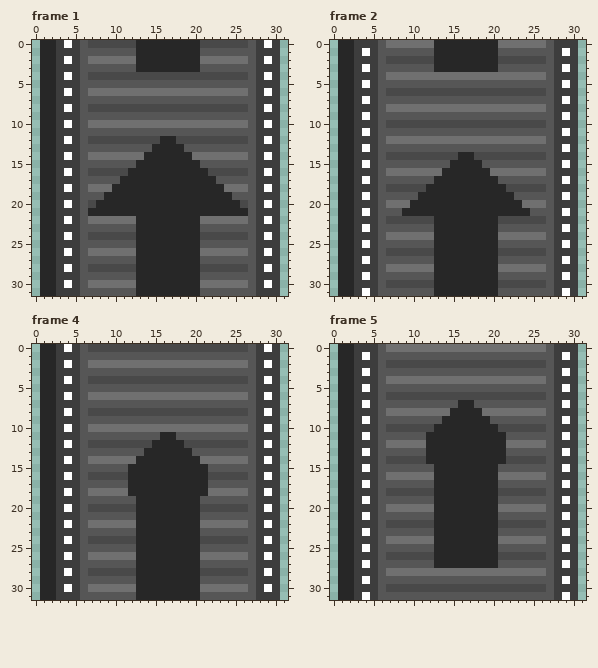
Pixel-art file, stored at Assets/Sprites/Conveyors/up conv.aseprite. The picture above was drawn from the file before the commit.
32x32 pixels, 10 frames. Shown: frame 1, frame 2, frame 4, frame 5. The commit also changed other frames, which this record leaves out.
After the commit:
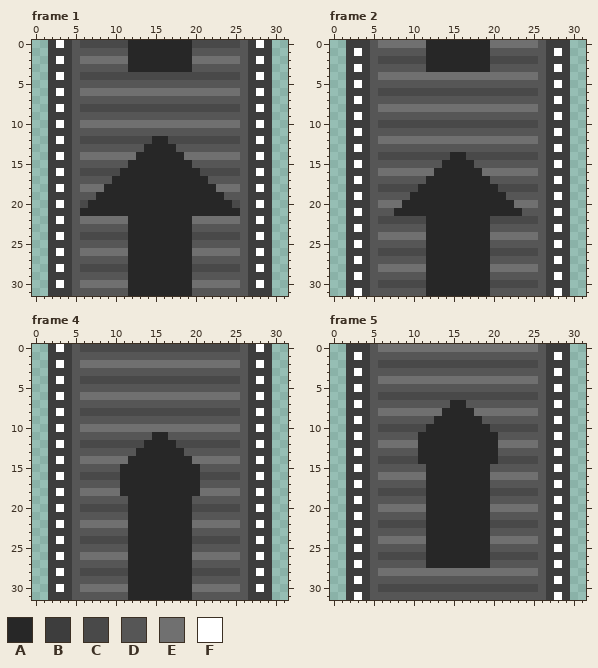
Palette (. is transparent): A #272727  B #3d3d3d  C #494949  D #565656  E #707070  F #ffffff
Changes in this commit:
Frame 1, layers "Layer 7", "Layer 6":
y 0: x 1..6 AABFBD -> .BFBDC; x 12 C -> A; x 20 A -> C; x 26..30 CDBFB -> DBFB.
y 1: x 1..2 AA -> .B; x 5 B -> D; x 12 D -> A; x 20 A -> D; x 27 D -> B; x 30 B -> .
y 2: x 1..6 AABFBD -> .BFBDE; x 12 E -> A; x 20 A -> E; x 26..30 EDBFB -> DBFB.
y 3: x 1..2 AA -> .B; x 5 B -> D; x 12 D -> A; x 20 A -> D; x 27 D -> B; x 30 B -> .
y 4: x 1..6 AABFBD -> .BFBDC; x 26..30 CDBFB -> DBFB.
y 5: x 1..2 AA -> .B; x 5 B -> D; x 27 D -> B; x 30 B -> .
y 6: x 1..6 AABFBD -> .BFBDE; x 26..30 EDBFB -> DBFB.
y 7: x 1..2 AA -> .B; x 5 B -> D; x 27 D -> B; x 30 B -> .
y 8: x 1..6 AABFBD -> .BFBDC; x 26..30 CDBFB -> DBFB.
y 9: x 1..2 AA -> .B; x 5 B -> D; x 27 D -> B; x 30 B -> .
y 10: x 1..6 AABFBD -> .BFBDE; x 26..30 EDBFB -> DBFB.
y 11: x 1..2 AA -> .B; x 5 B -> D; x 27 D -> B; x 30 B -> .
y 12: x 1..6 AABFBD -> .BFBDC; x 15 C -> A; x 17 A -> C; x 26..30 CDBFB -> DBFB.
y 13: x 1..2 AA -> .B; x 5 B -> D; x 14 D -> A; x 18 A -> D; x 27 D -> B; x 30 B -> .
y 14: x 1..6 AABFBD -> .BFBDE; x 13 E -> A; x 19 A -> E; x 26..30 EDBFB -> DBFB.
y 15: x 1..2 AA -> .B; x 5 B -> D; x 12 D -> A; x 20 A -> D; x 27 D -> B; x 30 B -> .
y 16: x 1..6 AABFBD -> .BFBDC; x 11 C -> A; x 21 A -> C; x 26..30 CDBFB -> DBFB.
y 17: x 1..2 AA -> .B; x 5 B -> D; x 10 D -> A; x 22 A -> D; x 27 D -> B; x 30 B -> .
y 18: x 1..6 AABFBD -> .BFBDE; x 9 E -> A; x 23 A -> E; x 26..30 EDBFB -> DBFB.
y 19: x 1..2 AA -> .B; x 5 B -> D; x 8 D -> A; x 24 A -> D; x 27 D -> B; x 30 B -> .
y 20: x 1..7 AABFBDC -> .BFBDCA; x 25..30 ACDBFB -> CDBFB.
y 21: x 1..2 AA -> .B; x 5..6 BD -> DA; x 26..27 AD -> DB; x 30 B -> .
y 22: x 1..6 AABFBD -> .BFBDE; x 12 E -> A; x 20 A -> E; x 26..30 EDBFB -> DBFB.
y 23: x 1..2 AA -> .B; x 5 B -> D; x 12 D -> A; x 20 A -> D; x 27 D -> B; x 30 B -> .
y 24: x 1..6 AABFBD -> .BFBDC; x 12 C -> A; x 20 A -> C; x 26..30 CDBFB -> DBFB.
y 25: x 1..2 AA -> .B; x 5 B -> D; x 12 D -> A; x 20 A -> D; x 27 D -> B; x 30 B -> .
y 26: x 1..6 AABFBD -> .BFBDE; x 12 E -> A; x 20 A -> E; x 26..30 EDBFB -> DBFB.
y 27: x 1..2 AA -> .B; x 5 B -> D; x 12 D -> A; x 20 A -> D; x 27 D -> B; x 30 B -> .
y 28: x 1..6 AABFBD -> .BFBDC; x 12 C -> A; x 20 A -> C; x 26..30 CDBFB -> DBFB.
y 29: x 1..2 AA -> .B; x 5 B -> D; x 12 D -> A; x 20 A -> D; x 27 D -> B; x 30 B -> .
y 30: x 1..6 AABFBD -> .BFBDE; x 12 E -> A; x 20 A -> E; x 26..30 EDBFB -> DBFB.
y 31: x 1..2 AA -> .B; x 5 B -> D; x 12 D -> A; x 20 A -> D; x 27 D -> B; x 30 B -> .
Frame 2, layers "Layer 7", "Layer 6":
y 0: x 1..2 AA -> .B; x 5..6 BD -> DE; x 12 E -> A; x 20 A -> E; x 26..27 ED -> DB; x 30 B -> .
y 1: x 1..5 AABFB -> .BFBD; x 12 D -> A; x 20 A -> D; x 27..30 DBFB -> BFB.
y 2: x 1..2 AA -> .B; x 5..6 BD -> DC; x 12 C -> A; x 20 A -> C; x 26..27 CD -> DB; x 30 B -> .
y 3: x 1..5 AABFB -> .BFBD; x 12 D -> A; x 20 A -> D; x 27..30 DBFB -> BFB.
y 4: x 1..2 AA -> .B; x 5..6 BD -> DE; x 26..27 ED -> DB; x 30 B -> .
y 5: x 1..5 AABFB -> .BFBD; x 27..30 DBFB -> BFB.
y 6: x 1..2 AA -> .B; x 5..6 BD -> DC; x 26..27 CD -> DB; x 30 B -> .
y 7: x 1..5 AABFB -> .BFBD; x 27..30 DBFB -> BFB.
y 8: x 1..2 AA -> .B; x 5..6 BD -> DE; x 26..27 ED -> DB; x 30 B -> .
y 9: x 1..5 AABFB -> .BFBD; x 27..30 DBFB -> BFB.
y 10: x 1..2 AA -> .B; x 5..6 BD -> DC; x 26..27 CD -> DB; x 30 B -> .
y 11: x 1..5 AABFB -> .BFBD; x 27..30 DBFB -> BFB.
y 12: x 1..2 AA -> .B; x 5..6 BD -> DE; x 26..27 ED -> DB; x 30 B -> .
y 13: x 1..5 AABFB -> .BFBD; x 27..30 DBFB -> BFB.
y 14: x 1..2 AA -> .B; x 5..6 BD -> DC; x 15 C -> A; x 17 A -> C; x 26..27 CD -> DB; x 30 B -> .
y 15: x 1..5 AABFB -> .BFBD; x 14 D -> A; x 18 A -> D; x 27..30 DBFB -> BFB.
y 16: x 1..2 AA -> .B; x 5..6 BD -> DE; x 13 E -> A; x 19 A -> E; x 26..27 ED -> DB; x 30 B -> .
y 17: x 1..5 AABFB -> .BFBD; x 12 D -> A; x 20 A -> D; x 27..30 DBFB -> BFB.
y 18: x 1..2 AA -> .B; x 5..6 BD -> DC; x 11 C -> A; x 21 A -> C; x 26..27 CD -> DB; x 30 B -> .
y 19: x 1..5 AABFB -> .BFBD; x 10 D -> A; x 22 A -> D; x 27..30 DBFB -> BFB.
y 20: x 1..2 AA -> .B; x 5..6 BD -> DE; x 9 E -> A; x 23 A -> E; x 26..27 ED -> DB; x 30 B -> .
y 21: x 1..5 AABFB -> .BFBD; x 8 D -> A; x 24 A -> D; x 27..30 DBFB -> BFB.
y 22: x 1..2 AA -> .B; x 5..6 BD -> DC; x 12 C -> A; x 20 A -> C; x 26..27 CD -> DB; x 30 B -> .
y 23: x 1..5 AABFB -> .BFBD; x 12 D -> A; x 20 A -> D; x 27..30 DBFB -> BFB.
y 24: x 1..2 AA -> .B; x 5..6 BD -> DE; x 12 E -> A; x 20 A -> E; x 26..27 ED -> DB; x 30 B -> .
y 25: x 1..5 AABFB -> .BFBD; x 12 D -> A; x 20 A -> D; x 27..30 DBFB -> BFB.
y 26: x 1..2 AA -> .B; x 5..6 BD -> DC; x 12 C -> A; x 20 A -> C; x 26..27 CD -> DB; x 30 B -> .
y 27: x 1..5 AABFB -> .BFBD; x 12 D -> A; x 20 A -> D; x 27..30 DBFB -> BFB.
y 28: x 1..2 AA -> .B; x 5..6 BD -> DE; x 12 E -> A; x 20 A -> E; x 26..27 ED -> DB; x 30 B -> .
y 29: x 1..5 AABFB -> .BFBD; x 12 D -> A; x 20 A -> D; x 27..30 DBFB -> BFB.
y 30: x 1..2 AA -> .B; x 5..6 BD -> DC; x 12 C -> A; x 20 A -> C; x 26..27 CD -> DB; x 30 B -> .
y 31: x 1..5 AABFB -> .BFBD; x 12 D -> A; x 20 A -> D; x 27..30 DBFB -> BFB.
Frame 4, layers "Layer 7", "Layer 6":
y 0: x 1..6 AABFBD -> .BFBDC; x 26..30 CDBFB -> DBFB.
y 1: x 1..2 AA -> .B; x 5 B -> D; x 27 D -> B; x 30 B -> .
y 2: x 1..6 AABFBD -> .BFBDE; x 26..30 EDBFB -> DBFB.
y 3: x 1..2 AA -> .B; x 5 B -> D; x 27 D -> B; x 30 B -> .
y 4: x 1..6 AABFBD -> .BFBDC; x 26..30 CDBFB -> DBFB.
y 5: x 1..2 AA -> .B; x 5 B -> D; x 27 D -> B; x 30 B -> .
y 6: x 1..6 AABFBD -> .BFBDE; x 26..30 EDBFB -> DBFB.
y 7: x 1..2 AA -> .B; x 5 B -> D; x 27 D -> B; x 30 B -> .
y 8: x 1..6 AABFBD -> .BFBDC; x 26..30 CDBFB -> DBFB.
y 9: x 1..2 AA -> .B; x 5 B -> D; x 27 D -> B; x 30 B -> .
y 10: x 1..6 AABFBD -> .BFBDE; x 26..30 EDBFB -> DBFB.
y 11: x 1..2 AA -> .B; x 5 B -> D; x 15 D -> A; x 17 A -> D; x 27 D -> B; x 30 B -> .
y 12: x 1..6 AABFBD -> .BFBDC; x 14 C -> A; x 18 A -> C; x 26..30 CDBFB -> DBFB.
y 13: x 1..2 AA -> .B; x 5 B -> D; x 13 D -> A; x 19 A -> D; x 27 D -> B; x 30 B -> .
y 14: x 1..6 AABFBD -> .BFBDE; x 12 E -> A; x 20 A -> E; x 26..30 EDBFB -> DBFB.
y 15: x 1..2 AA -> .B; x 5 B -> D; x 11 D -> A; x 21 A -> D; x 27 D -> B; x 30 B -> .
y 16: x 1..6 AABFBD -> .BFBDC; x 11 C -> A; x 21 A -> C; x 26..30 CDBFB -> DBFB.
y 17: x 1..2 AA -> .B; x 5 B -> D; x 11 D -> A; x 21 A -> D; x 27 D -> B; x 30 B -> .
y 18: x 1..6 AABFBD -> .BFBDE; x 11 E -> A; x 21 A -> E; x 26..30 EDBFB -> DBFB.
y 19: x 1..2 AA -> .B; x 5 B -> D; x 12 D -> A; x 20 A -> D; x 27 D -> B; x 30 B -> .
y 20: x 1..6 AABFBD -> .BFBDC; x 12 C -> A; x 20 A -> C; x 26..30 CDBFB -> DBFB.
y 21: x 1..2 AA -> .B; x 5 B -> D; x 12 D -> A; x 20 A -> D; x 27 D -> B; x 30 B -> .
y 22: x 1..6 AABFBD -> .BFBDE; x 12 E -> A; x 20 A -> E; x 26..30 EDBFB -> DBFB.
y 23: x 1..2 AA -> .B; x 5 B -> D; x 12 D -> A; x 20 A -> D; x 27 D -> B; x 30 B -> .
y 24: x 1..6 AABFBD -> .BFBDC; x 12 C -> A; x 20 A -> C; x 26..30 CDBFB -> DBFB.
y 25: x 1..2 AA -> .B; x 5 B -> D; x 12 D -> A; x 20 A -> D; x 27 D -> B; x 30 B -> .
y 26: x 1..6 AABFBD -> .BFBDE; x 12 E -> A; x 20 A -> E; x 26..30 EDBFB -> DBFB.
y 27: x 1..2 AA -> .B; x 5 B -> D; x 12 D -> A; x 20 A -> D; x 27 D -> B; x 30 B -> .
y 28: x 1..6 AABFBD -> .BFBDC; x 12 C -> A; x 20 A -> C; x 26..30 CDBFB -> DBFB.
y 29: x 1..2 AA -> .B; x 5 B -> D; x 12 D -> A; x 20 A -> D; x 27 D -> B; x 30 B -> .
y 30: x 1..6 AABFBD -> .BFBDE; x 12 E -> A; x 20 A -> E; x 26..30 EDBFB -> DBFB.
y 31: x 1..2 AA -> .B; x 5 B -> D; x 12 D -> A; x 20 A -> D; x 27 D -> B; x 30 B -> .
Frame 5, layers "Layer 7", "Layer 6":
y 0: x 1..2 AA -> .B; x 5..6 BD -> DE; x 26..27 ED -> DB; x 30 B -> .
y 1: x 1..5 AABFB -> .BFBD; x 27..30 DBFB -> BFB.
y 2: x 1..2 AA -> .B; x 5..6 BD -> DC; x 26..27 CD -> DB; x 30 B -> .
y 3: x 1..5 AABFB -> .BFBD; x 27..30 DBFB -> BFB.
y 4: x 1..2 AA -> .B; x 5..6 BD -> DE; x 26..27 ED -> DB; x 30 B -> .
y 5: x 1..5 AABFB -> .BFBD; x 27..30 DBFB -> BFB.
y 6: x 1..2 AA -> .B; x 5..6 BD -> DC; x 26..27 CD -> DB; x 30 B -> .
y 7: x 1..5 AABFB -> .BFBD; x 15 D -> A; x 17 A -> D; x 27..30 DBFB -> BFB.
y 8: x 1..2 AA -> .B; x 5..6 BD -> DE; x 14 E -> A; x 18 A -> E; x 26..27 ED -> DB; x 30 B -> .
y 9: x 1..5 AABFB -> .BFBD; x 13 D -> A; x 19 A -> D; x 27..30 DBFB -> BFB.
y 10: x 1..2 AA -> .B; x 5..6 BD -> DC; x 12 C -> A; x 20 A -> C; x 26..27 CD -> DB; x 30 B -> .
y 11: x 1..5 AABFB -> .BFBD; x 11 D -> A; x 21 A -> D; x 27..30 DBFB -> BFB.
y 12: x 1..2 AA -> .B; x 5..6 BD -> DE; x 11 E -> A; x 21 A -> E; x 26..27 ED -> DB; x 30 B -> .
y 13: x 1..5 AABFB -> .BFBD; x 11 D -> A; x 21 A -> D; x 27..30 DBFB -> BFB.
y 14: x 1..2 AA -> .B; x 5..6 BD -> DC; x 11 C -> A; x 21 A -> C; x 26..27 CD -> DB; x 30 B -> .
y 15: x 1..5 AABFB -> .BFBD; x 12 D -> A; x 20 A -> D; x 27..30 DBFB -> BFB.
y 16: x 1..2 AA -> .B; x 5..6 BD -> DE; x 12 E -> A; x 20 A -> E; x 26..27 ED -> DB; x 30 B -> .
y 17: x 1..5 AABFB -> .BFBD; x 12 D -> A; x 20 A -> D; x 27..30 DBFB -> BFB.
y 18: x 1..2 AA -> .B; x 5..6 BD -> DC; x 12 C -> A; x 20 A -> C; x 26..27 CD -> DB; x 30 B -> .
y 19: x 1..5 AABFB -> .BFBD; x 12 D -> A; x 20 A -> D; x 27..30 DBFB -> BFB.
y 20: x 1..2 AA -> .B; x 5..6 BD -> DE; x 12 E -> A; x 20 A -> E; x 26..27 ED -> DB; x 30 B -> .
y 21: x 1..5 AABFB -> .BFBD; x 12 D -> A; x 20 A -> D; x 27..30 DBFB -> BFB.
y 22: x 1..2 AA -> .B; x 5..6 BD -> DC; x 12 C -> A; x 20 A -> C; x 26..27 CD -> DB; x 30 B -> .
y 23: x 1..5 AABFB -> .BFBD; x 12 D -> A; x 20 A -> D; x 27..30 DBFB -> BFB.
y 24: x 1..2 AA -> .B; x 5..6 BD -> DE; x 12 E -> A; x 20 A -> E; x 26..27 ED -> DB; x 30 B -> .
y 25: x 1..5 AABFB -> .BFBD; x 12 D -> A; x 20 A -> D; x 27..30 DBFB -> BFB.
y 26: x 1..2 AA -> .B; x 5..6 BD -> DC; x 12 C -> A; x 20 A -> C; x 26..27 CD -> DB; x 30 B -> .
y 27: x 1..5 AABFB -> .BFBD; x 12 D -> A; x 20 A -> D; x 27..30 DBFB -> BFB.
y 28: x 1..2 AA -> .B; x 5..6 BD -> DE; x 26..27 ED -> DB; x 30 B -> .
y 29: x 1..5 AABFB -> .BFBD; x 27..30 DBFB -> BFB.
y 30: x 1..2 AA -> .B; x 5..6 BD -> DC; x 26..27 CD -> DB; x 30 B -> .
y 31: x 1..5 AABFB -> .BFBD; x 27..30 DBFB -> BFB.
Pixel boxes of the changes (left, top, right, bottom) in both pictures:
changed: (40, 40, 280, 296)
changed: (338, 40, 578, 296)
changed: (40, 344, 280, 600)
changed: (338, 344, 578, 600)
